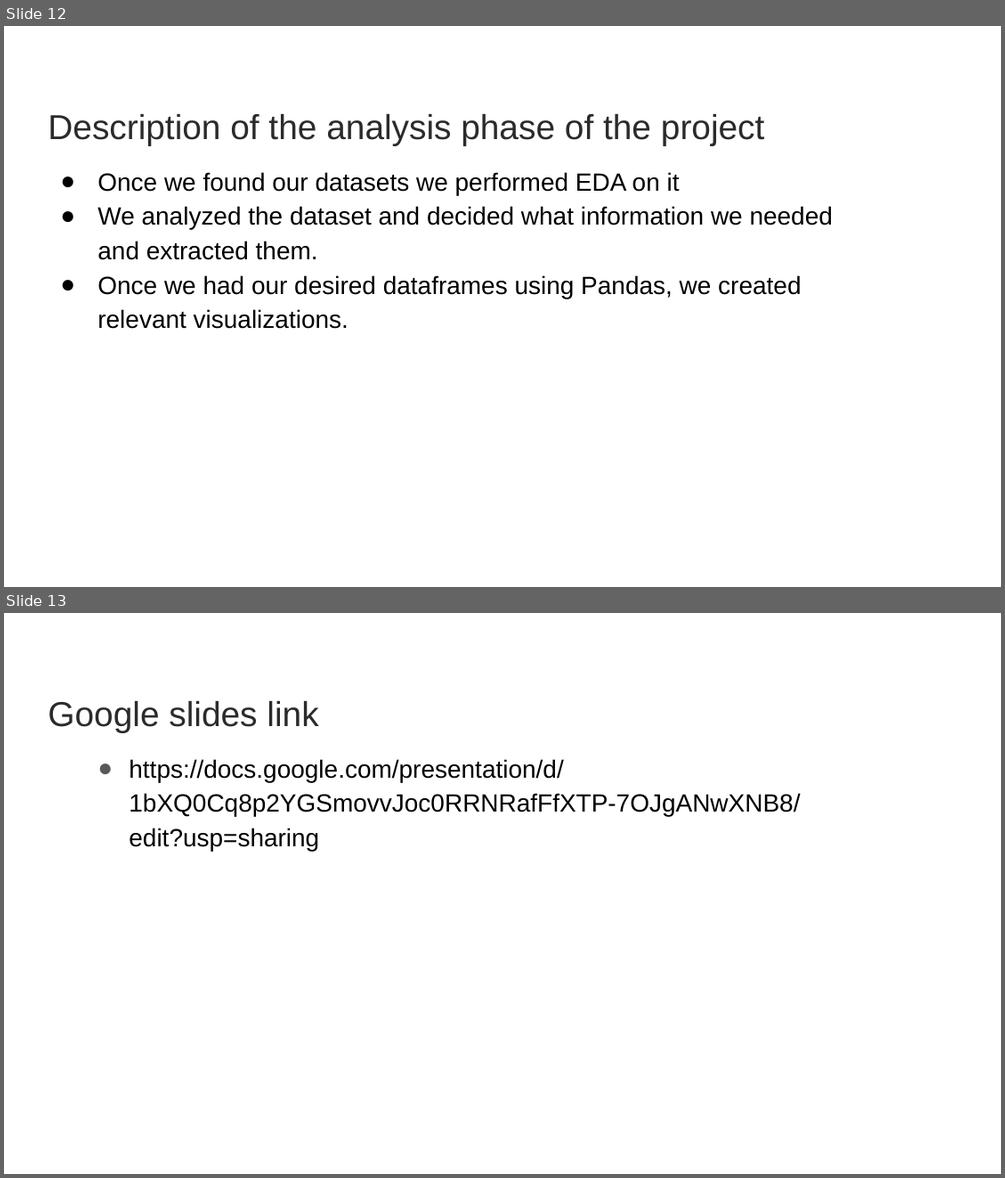
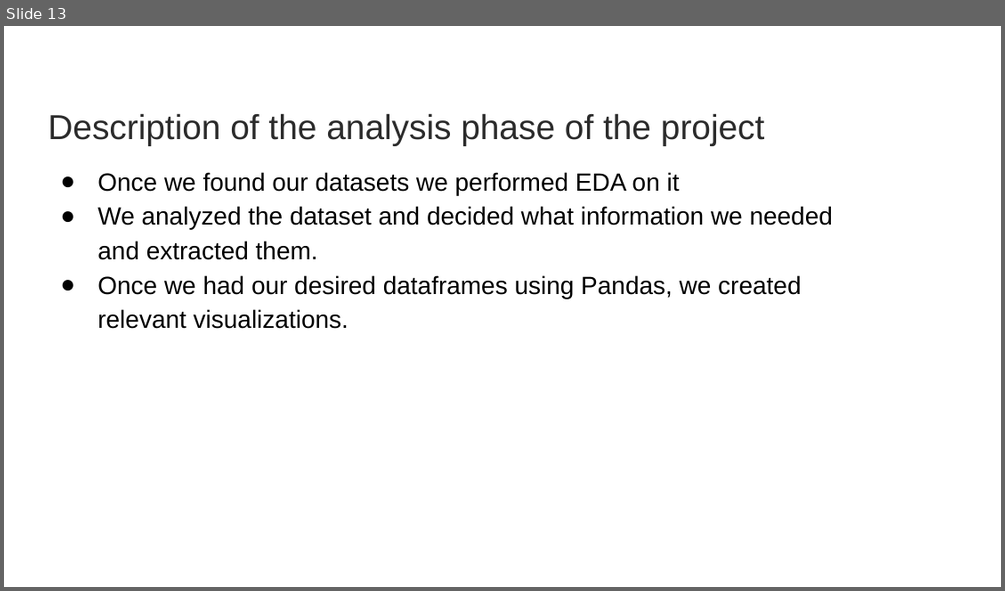
Before and after one commit to Kazmimasooma/Group-1-Disney, a slide deck: Presentation/Group 1 project.pptx. Shown one above the other, each under a label of ours: slides 12 and 13 before the commit, slide 13 after it. The pictures are 1005x1178 and 1005x591 pixels, drawn with LibreOffice and Linux fonts; fonts in the diff are those of the drawing; background and template pictures are left out. Boxes give left, top, right and bottom in pixels: in the first picture for what was removed or moved away, otherwise in the second. Text is boxed around its words. In the diff, an @@ line names an element or a change of style, - is before the commit and + after.

```diff
--- a/Presentation/Group 1 project.pptx
+++ b/Presentation/Group 1 project.pptx
@@ slide 13 removed at <box>4,613,1001,1174</box>, background picture (left out) @@
@@ title removed at <box>48,701,318,733</box> @@
-Google slides link
@@ text removed at <box>129,759,800,851</box> @@
-● https://docs.google.com/presentation/d/1bXQ0Cq8p2YGSmovvJoc0RRNRafFfXTP-7OJgANwXNB8/edit?usp=sharing
@@ what was slide 12 is now slide 13 @@
```
Also in this commit, not shown: 5 slides changed, 4 slides added.
